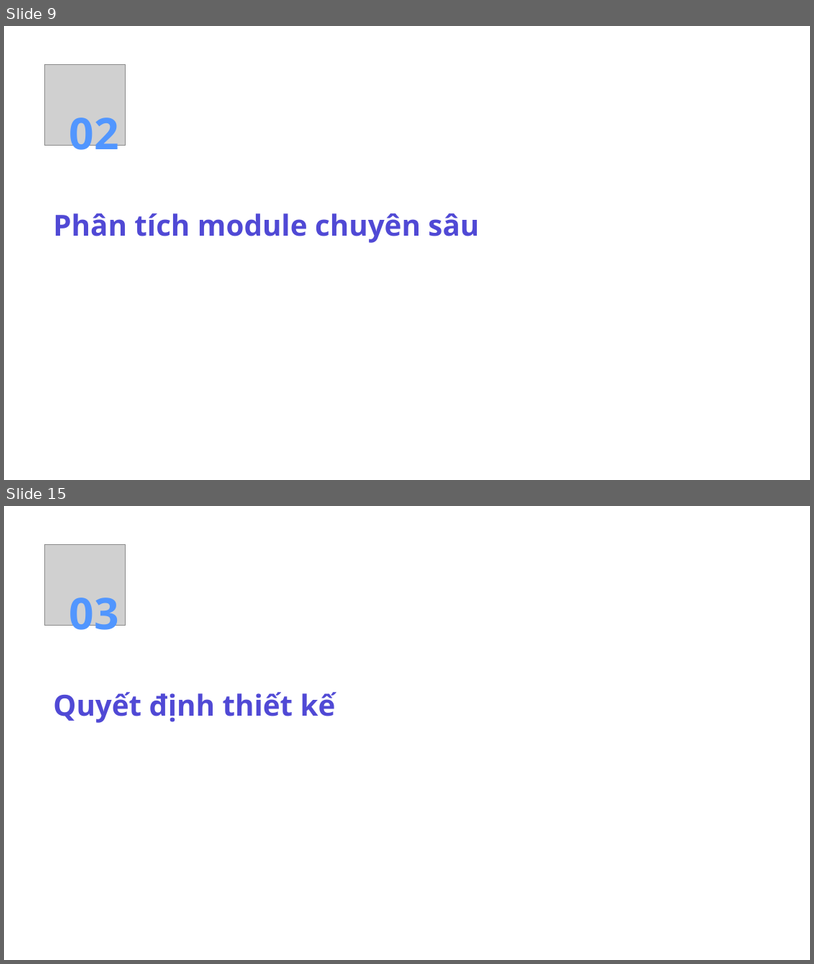
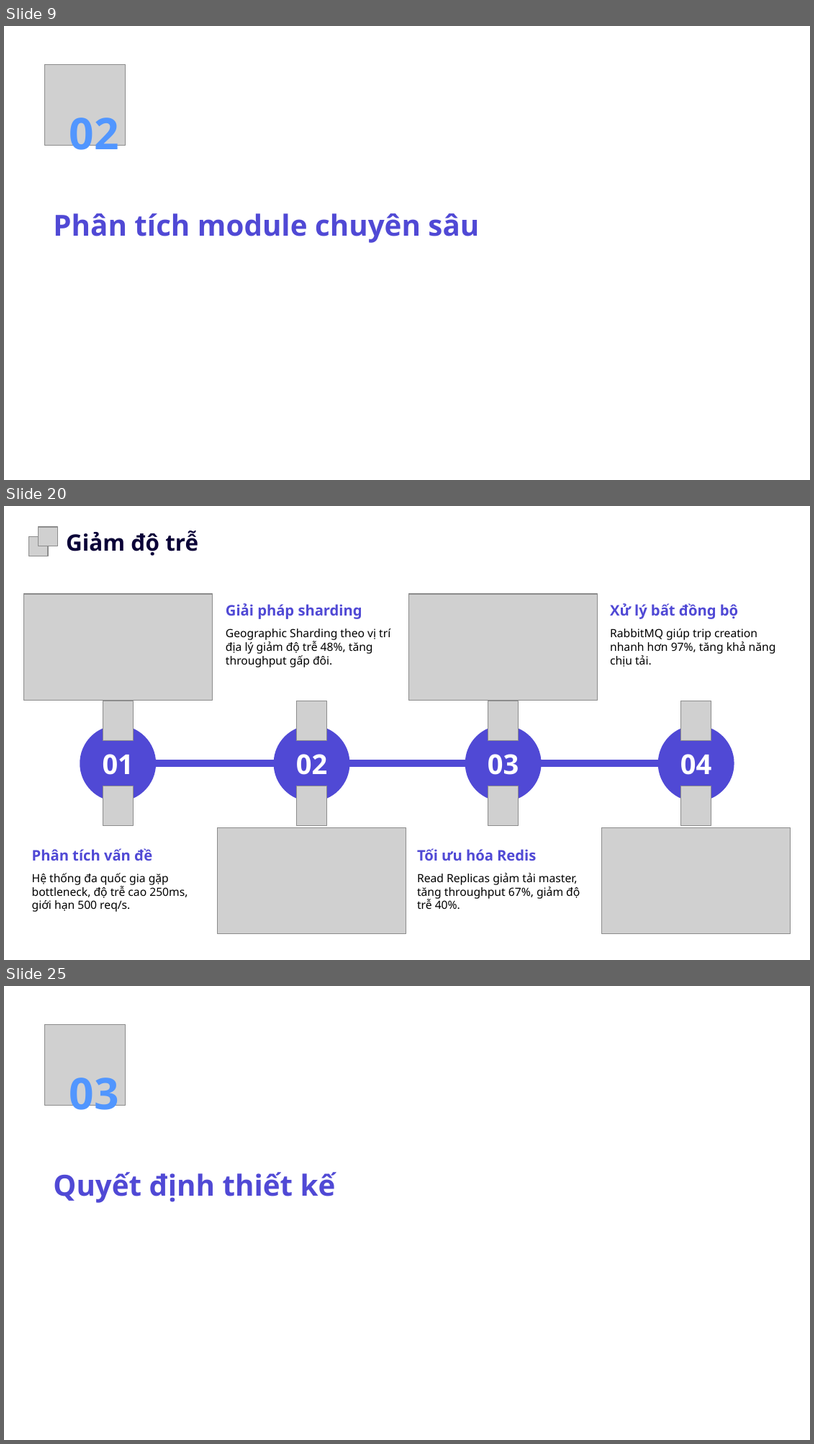
Before and after one commit to octguy/uit-go, a slide deck: docs/uit-go-report-slide.pptx. Shown one above the other, each under a label of ours: slides 9 and 15 before the commit, slides 9, 20 and 25 after it; the slides between them are not shown. The pictures are 814x964 and 814x1444 pixels, drawn with LibreOffice and Linux fonts; fonts in the diff are those of the drawing; grey boxes stand for pictures; background and template pictures are left out. Boxes give left, top, right and bottom in pixels: in the first picture for what was removed or moved away, otherwise in the second. Text is boxed around its words. In the diff, an @@ line names an element or a change of style, - is before the commit and + after.

```diff
--- a/docs/uit-go-report-slide.pptx
+++ b/docs/uit-go-report-slide.pptx
@@ slide 20 added at (x1=4, y1=506, x2=810, y2=960), background picture (left out) @@
@@ freeform shape added at (x1=13, y1=513, x2=801, y2=952), fill #FFFFFF at 38% opacity, outline #FFFFFF 0.75 pt @@
@@ picture added at (x1=39, y1=527, x2=58, y2=546) @@
@@ picture added at (x1=29, y1=537, x2=49, y2=556) @@
@@ text added at (x1=66, y1=530, x2=198, y2=556), 20.2 pt, text #0A0237, bold @@
+Giảm độ trễ
@@ picture added at (x1=23, y1=594, x2=212, y2=700) @@
@@ text added at (x1=226, y1=603, x2=363, y2=619), 13 pt, text #5049D5, bold @@
+Giải pháp sharding
@@ picture added at (x1=409, y1=594, x2=597, y2=700) @@
@@ text added at (x1=610, y1=603, x2=738, y2=619), 13 pt, text #5049D5, bold @@
+Xử lý bất đồng bộ
@@ text added at (x1=226, y1=628, x2=391, y2=667), 10.1 pt, text #000000 @@
+Geographic Sharding theo vị trí địa lý giảm độ trễ 48%, tăng throughput gấp đôi.
@@ text added at (x1=610, y1=628, x2=777, y2=667), 10.1 pt, text #000000 @@
+RabbitMQ giúp trip creation nhanh hơn 97%, tăng khả năng chịu tải.
@@ picture added at (x1=103, y1=701, x2=134, y2=741) @@
@@ picture added at (x1=297, y1=701, x2=327, y2=741) @@
@@ picture added at (x1=489, y1=701, x2=520, y2=741) @@
@@ picture added at (x1=682, y1=701, x2=712, y2=741) @@
@@ freeform shape added at (x1=80, y1=726, x2=157, y2=802), fill #5049D5 @@
@@ freeform shape added at (x1=273, y1=726, x2=350, y2=802), fill #5049D5 @@
@@ freeform shape added at (x1=466, y1=726, x2=542, y2=802), fill #5049D5 @@
@@ freeform shape added at (x1=658, y1=726, x2=735, y2=802), fill #5049D5 @@
@@ text added at (x1=103, y1=754, x2=134, y2=775), 24.5 pt, text #FFFFFF, bold @@
+01
@@ freeform shape added at (x1=128, y1=763, x2=679, y2=763), outline #5049D5 6.55 pt @@
@@ text added at (x1=296, y1=754, x2=328, y2=775), 24.5 pt, text #FFFFFF, bold @@
+02
@@ text added at (x1=488, y1=754, x2=520, y2=775), 24.5 pt, text #FFFFFF, bold @@
+03
@@ text added at (x1=681, y1=754, x2=712, y2=775), 24.5 pt, text #FFFFFF, bold @@
+04
@@ picture added at (x1=103, y1=786, x2=134, y2=826) @@
@@ picture added at (x1=297, y1=786, x2=327, y2=826) @@
@@ picture added at (x1=489, y1=786, x2=520, y2=826) @@
@@ picture added at (x1=682, y1=786, x2=712, y2=826) @@
@@ picture added at (x1=218, y1=827, x2=406, y2=932) @@
@@ picture added at (x1=602, y1=827, x2=791, y2=932) @@
@@ text added at (x1=32, y1=848, x2=152, y2=860), 13 pt, text #5049D5, bold @@
+Phân tích vấn đề
@@ text added at (x1=417, y1=848, x2=536, y2=860), 13 pt, text #5049D5, bold @@
+Tối ưu hóa Redis
@@ text added at (x1=32, y1=872, x2=188, y2=911), 10.1 pt, text #000000 @@
+Hệ thống đa quốc gia gặp bottleneck, độ trễ cao 250ms, giới hạn 500 req/s.
@@ text added at (x1=417, y1=872, x2=580, y2=908), 10.1 pt, text #000000 @@
+Read Replicas giảm tải master, tăng throughput 67%, giảm độ trễ 40%.
@@ what was slide 15 is now slide 25 @@
```
Also in this commit, not shown: 19 other slides added, 5 slides removed, 2 other files.
